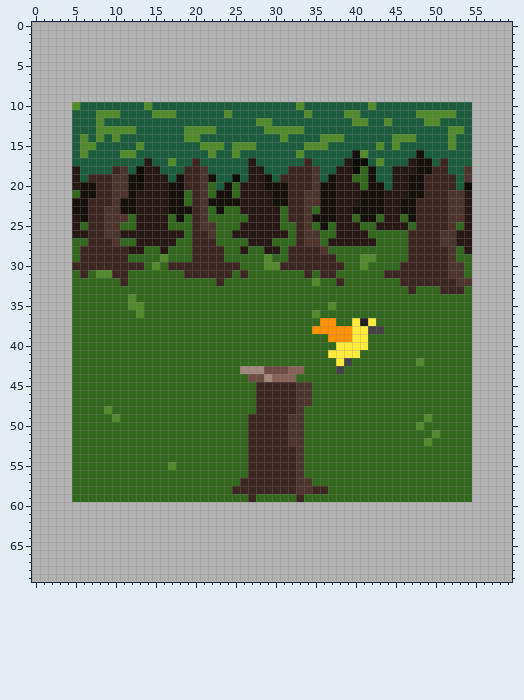
Edited in one commit: sprite sheet (player/album/photo_1.png). The picture above was drawn from the file before the commit.
The file is 60x70 pixels.
The result:
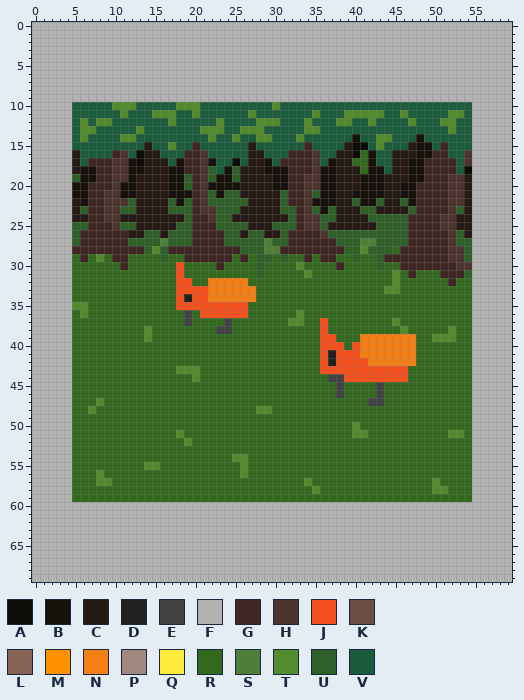
Palette (. is transparent): A #0d0c06  B #17110b  C #261913  D #212121  E #424242  F #b2b2b2  G #3e2723  H #4e342e  J #f4511e  K #6d4c41  L #876356  M #ff9100  N #f57f17  P #a1887f  Q #ffeb3b  R #33691e  S #4e7e38  T #558b2f  U #306029  V #1b5c3c
Diff:
Changed rows in their new state; - is an unchanged pixel.
first column x 5:
10 V----TTT-V---TTT---------T--V--------V------------
11 ---VVVT--------T---V--T------VT-----TTT--T-VVVV-T-
12 -T--T-------T-----T------T---T---TTVVT-V--T-VVTT--
13 -TTVVVVVT-----VV--T--TTTVVVVVTT-----------------V-
14 ---V-VTT------VV-T--T--TT-V-T--VVV-B--TTVVVB---V--
15 -VV-----VC--T--GVVV-VVC------GVV--CAA---V-CBB-GV--
16 CV---GHVACC---GGHV--V-CC---GGGH--CCARB--CCC-BGG--H
17 C-GGGHHBA-CCVBG-HB--A--CB-GGG-H-BC-RRBV-CCB-GG-G-H
18 -BBGGH-BB--CBB---U-BUC--BBB----BB--C--B---B-G--G-A
19 UBB-----C---B-U--UBBUC--CBB--H-B---CB-BC-------HHC
20 B-G---B-C-----U--BB-B---C----H------B--C-B-G---HHC
21 B-G-H-B-------B--U-UU----CU---U----B-----B-G------
22 C---H-HU----U-U--UUUUU---CU---B----U--U--U--------
23 CU----UU----UUU--HUUU-----UU--U-U--CUUC--CU-----U-
24 -C----CC----CCU-GHUUCC----CU--HUU--CCUUUUUG---H-C-
25 UU--G-UU----CUU-GGUUUU---UUU--HUC---CCUUUUG---H-C-
26 UG--GGG--UU-UUU--GGUU-UU--UG-GGHUUUUUUUUUU----G-U-
27 UG---GGUUUUSUUU---GUUUUUSUUG-GGGGUUUSSUUUU----G-UU
28 G------GGUTUGGG----GGUUUSSG----GGGUUTUUU-G------HU
29 --RTR------U--G----G-G-UU-URR-R----URRUGGG------HU
30 RRRRRR-RR-R-RJRRRR-RR--URRRRTRRRR---R-U--------G-H
31 -R-RRRR------JRRRRRR-R-U-----T-RR------RTR-RRR-GGU
32 ------R------JJ--NNNNN--------R--R------TRRRRRR-RR
33 -------------JJJJNNNNNN----------------TT-R---RRR-
34 -------R-----JDJJNNNNNN---------------------------
35 TT-----RR----JJJJJJJJJ----------R-----------------
36 -T------R-----E-JJJJJJ------T-R-------------------
37 --------------E----E-------TT--JR--RRR--T---------
38 ---------T--------EE----------RJRRRRRRR--T-----T--
39 ---------T---------------------JJRRRNNNNNNN--TTT--
40 -------------------------------JJJRJNNNNNNN-------
41 -------------------------------JDJJJNNNNNNN-------
42 -------------------------------JDJJJJNNNNNNR------
43 -------------TTT-----RRRRRRRR--JJJJJJJJJJJ--------
44 ---------------T------RRRRRR----EEJJJJJJJJ--------
45 -----------------------RRRRRRR---E----E-----------
46 -----------------------RRRRRRR---E----E-----------
47 ---T-------------------RRRRRRR-------EE-----------
48 --T-R------------------TTRRRR---------------------
49 -----R----------------RRRRRRR---------------R-----
50 ----------------------RRRRRRR------T-------R------
51 -------------T--------RRRRRRR------TT--------R-TT-
52 --------------T-------RRRRRRR---------------R-----
53 ----------------------RRRRRRR---------------------
54 --------------------TTRRRRRRR---------------------
55 ---------TT-R--------TRRRRRRR---------------------
56 ---T-----------------TRRRRRRR---------------------
57 ---TT----------------RRRRRRRRT---------------T----
58 --------------------RRRRRRRRRRTR-------------TT---
59 ----------------------R-----R---------------------
